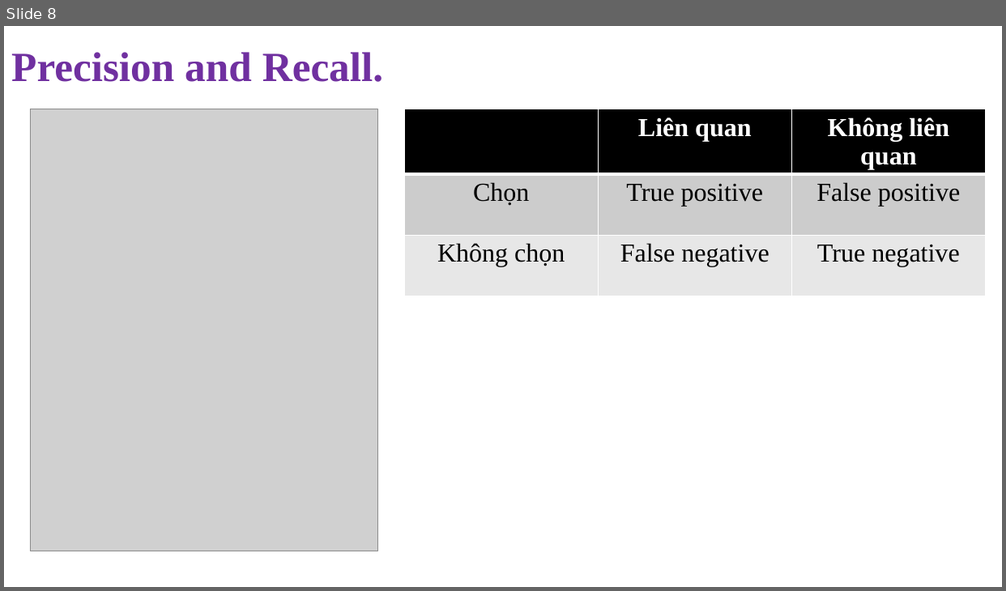
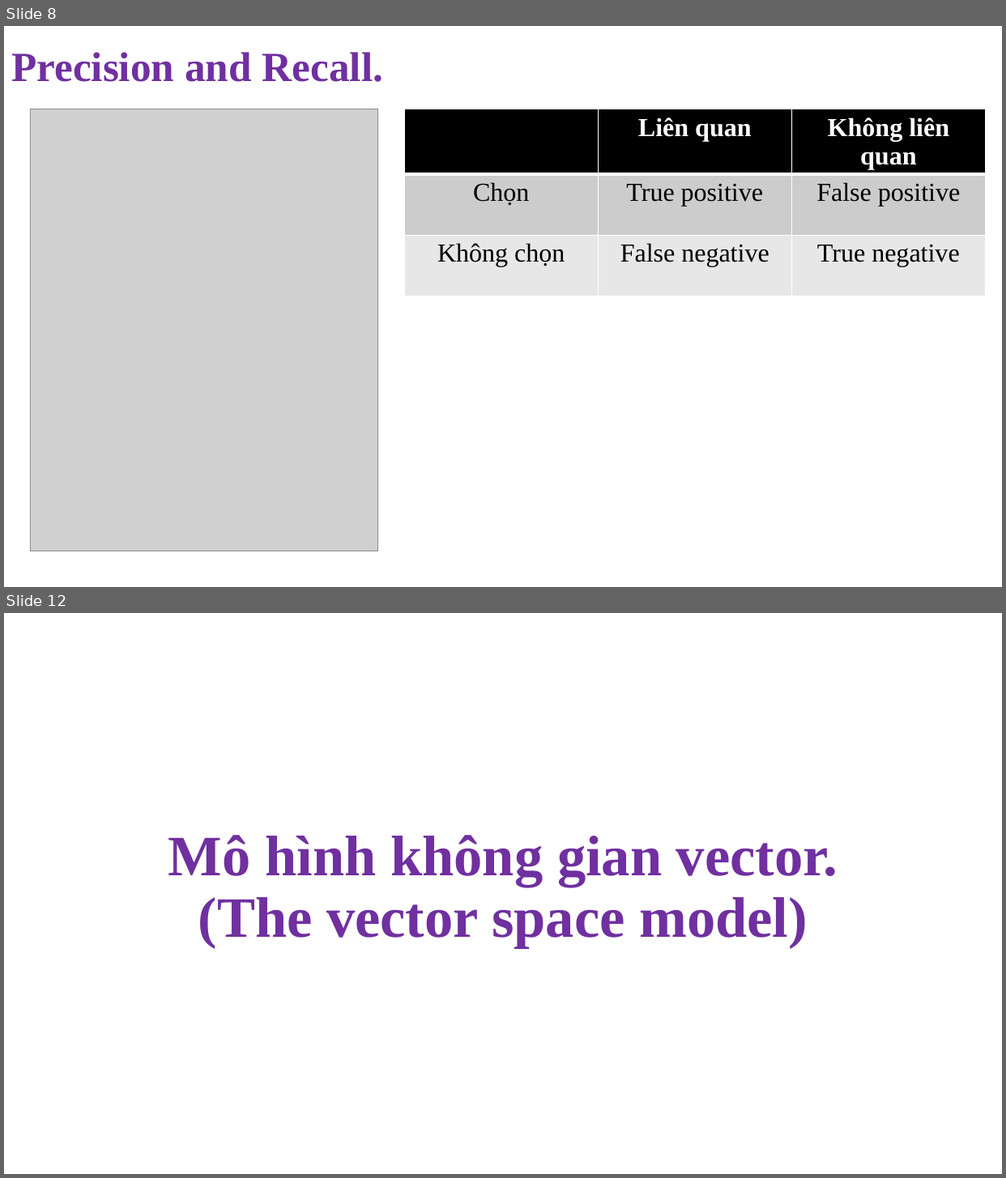
Before and after one commit to NghiLamPhuc/NLP., a slide deck: IR/Presentation1.pptx. Shown one above the other, each under a label of ours: slide 8 before the commit, slides 8 and 12 after it; the slides between them are not shown. The pictures are 1006x591 and 1006x1178 pixels, drawn with LibreOffice and Linux fonts; fonts in the diff are those of the drawing; grey boxes stand for pictures. Boxes give left, top, right and bottom in pixels: in the first picture for what was removed or moved away, otherwise in the second. Text is boxed around its words. In the diff, an @@ line names an element or a change of style, - is before the commit and + after.

```diff
--- a/IR/Presentation1.pptx
+++ b/IR/Presentation1.pptx
@@ slide 12 added at (x1=4, y1=613, x2=1002, y2=1174), background #FFFFFF @@
@@ title added at (x1=168, y1=835, x2=837, y2=948), 55 pt, text #7030A0, bold @@
+Mô hình không gian vector.
+(The vector space model)
```
Also in this commit, not shown: 1 slide changed, 13 other slides added, 28 other files.
